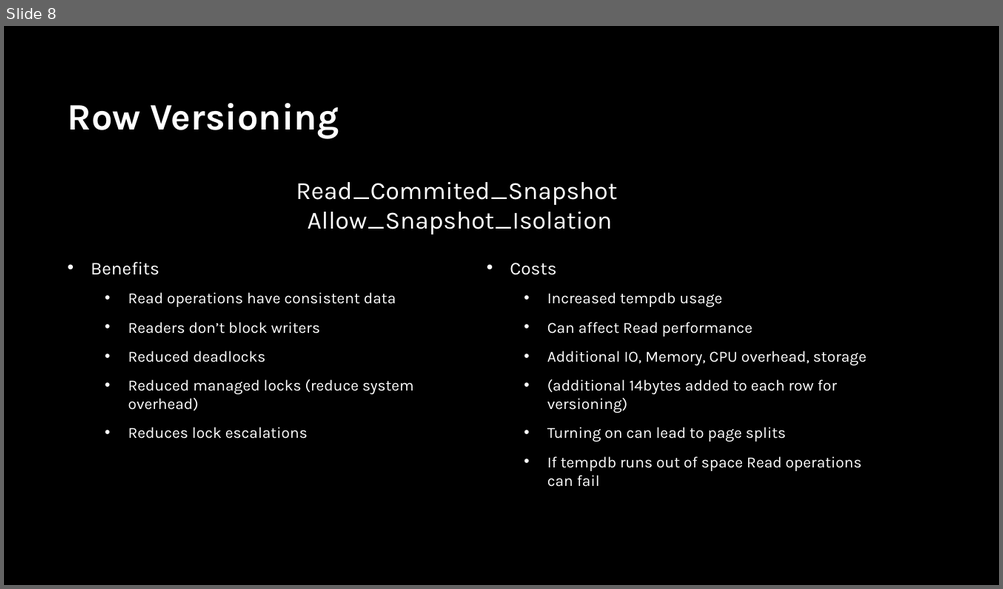
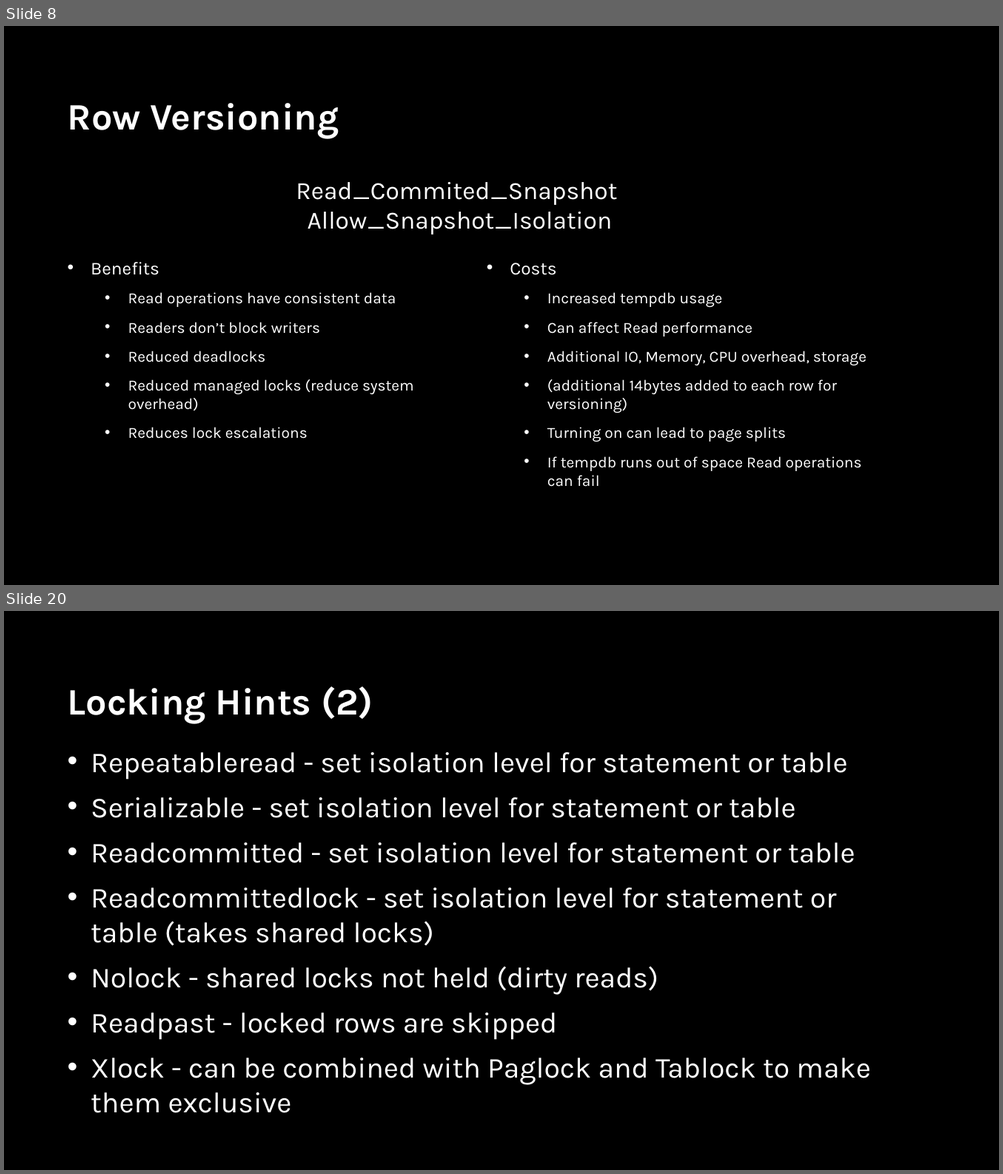
Before and after one commit to sabinio/SQLTraining, a slide deck: Slides/2.Locking.pptx. Shown one above the other, each under a label of ours: slide 8 before the commit, slides 8 and 20 after it; the slides between them are not shown. The pictures are 1003x589 and 1003x1174 pixels, drawn with LibreOffice and Linux fonts; fonts in the diff are those of the drawing; background and template pictures are left out. Boxes give left, top, right and bottom in pixels: in the first picture for what was removed or moved away, otherwise in the second. Text is boxed around its words. In the diff, an @@ line names an element or a change of style, - is before the commit and + after.

Commit message:
Locking Slides updated and Demo Solution created

```diff
--- a/Slides/2.Locking.pptx
+++ b/Slides/2.Locking.pptx
@@ slide 20 added at bbox=[4, 611, 999, 1170], background picture (left out) @@
@@ title added at bbox=[68, 686, 373, 723], 36 pt, text #FFFFFF, bold @@
+Locking Hints (2)
@@ text added at bbox=[91, 752, 870, 1113], 28 pt, text #FFFFFF @@
+• Repeatableread - set isolation level for statement or table
+• Serializable - set isolation level for statement or table
+• Readcommitted - set isolation level for statement or table
+• Readcommittedlock - set isolation level for statement or table (takes shared locks)
+• Nolock - shared locks not held (dirty reads)
+• Readpast - locked rows are skipped
+• Xlock - can be combined with Paglock and Tablock to make them exclusive
```
Also in this commit, not shown: 2 slides changed, 10 other slides added, 6 other files.
